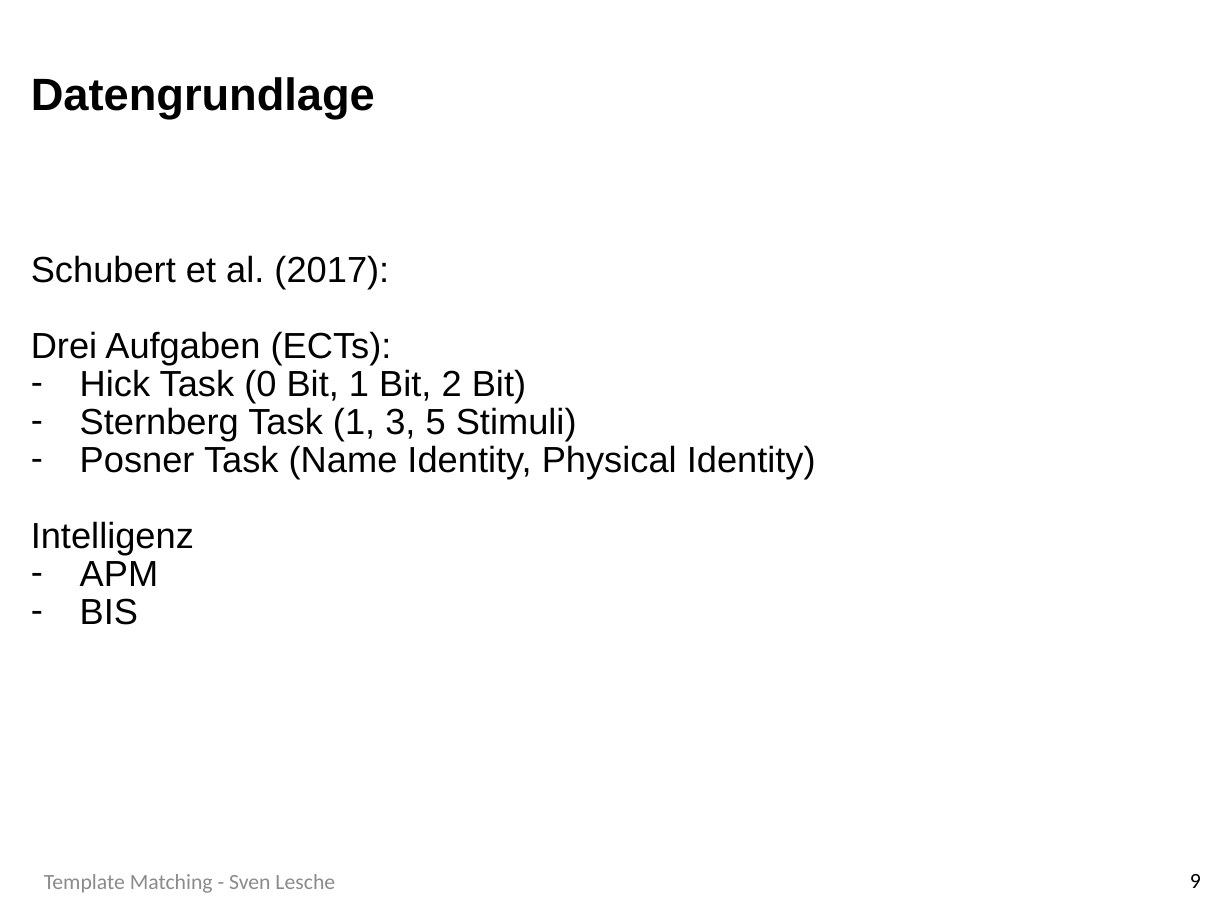
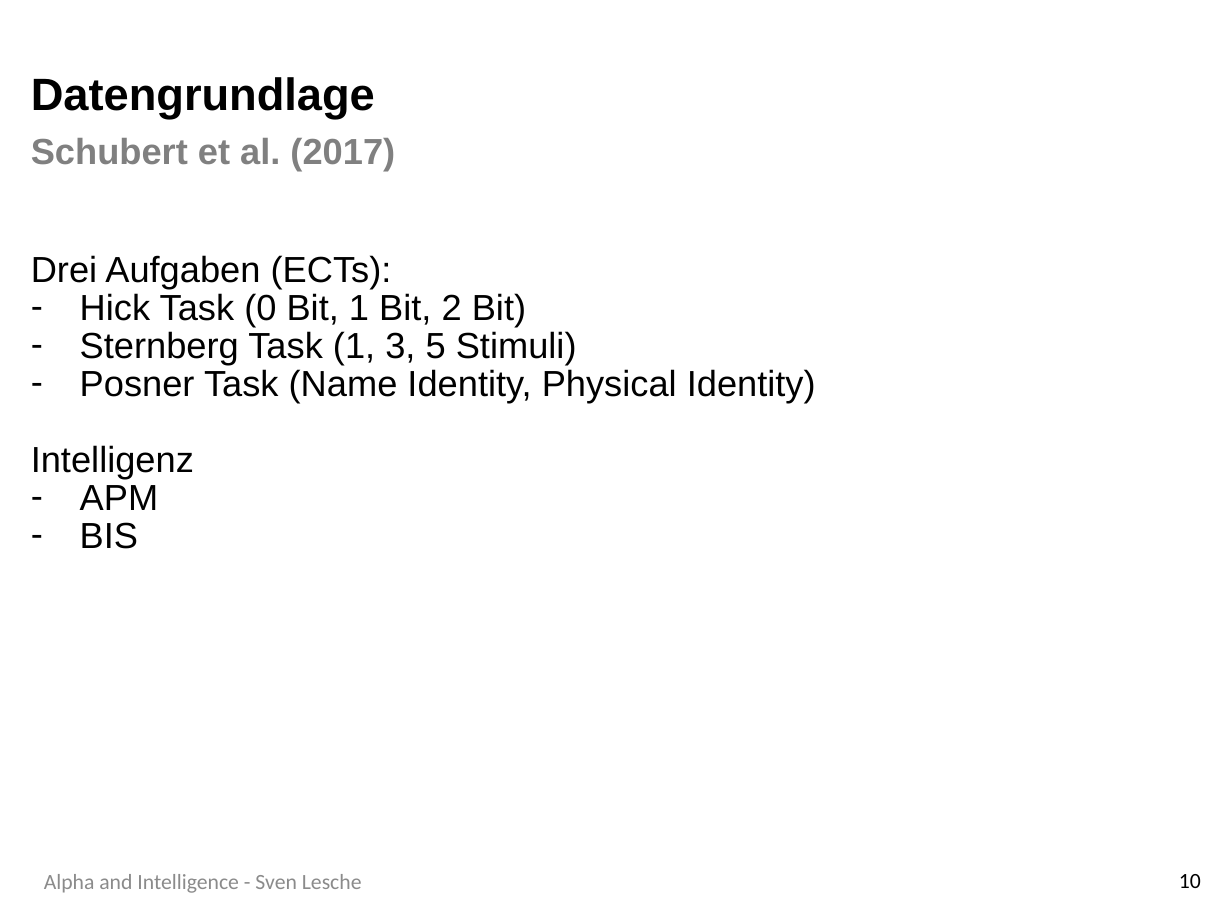
Before and after one commit to SLesche/levy-intelligence, a slide deck: slide 10 of presentations/levy_presentation.pptx (slide 9 before the commit). Drawn at 1232x924 pixels with LibreOffice and Linux fonts; fonts in the diff are those of the drawing; background and template pictures are left out. Boxes give left, top, right and bottom in pixels: in the first picture for what was removed or moved away, otherwise in the second. Text is boxed around its words. In the diff, an @@ line names an element or a change of style, - is before the commit and + after.

```diff
--- a/presentations/levy_presentation.pptx
+++ b/presentations/levy_presentation.pptx
@@ title at (x1=31, y1=77, x2=395, y2=171): text changed; size 25 to 20 pt; text colour #000000 to #808080 @@
-Datengrundlage
+Datengrundlage
+Schubert et al. (2017)
@@ text at (x1=31, y1=255, x2=389, y2=288): paragraph removed @@
-Schubert et al. (2017):
@@ text at (x1=44, y1=874, x2=362, y2=893): text changed @@
-Template Matching - Sven Lesche
+Alpha and Intelligence - Sven Lesche
@@ page number at (x1=1179, y1=874, x2=1201, y2=888): text changed @@
-9
+10
```
Also in this commit, not shown: 19 other slides changed, 3 slides added, 2 slides removed.
